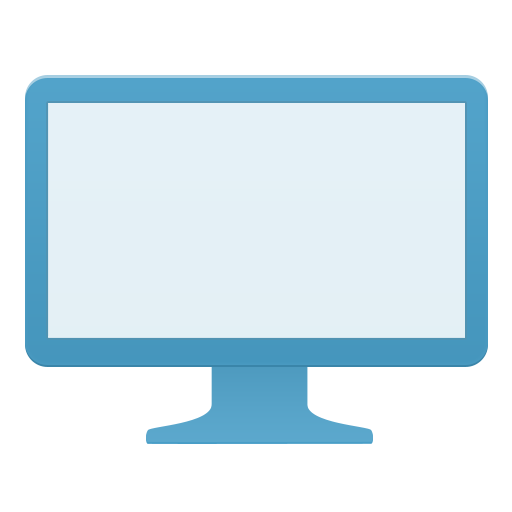
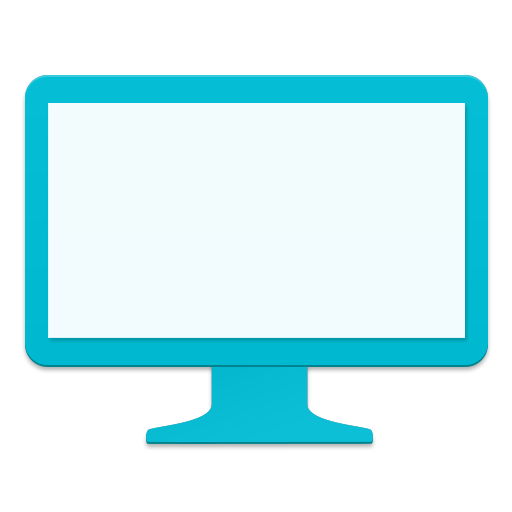
Comparing the layer stacks of the two 512×512 images. Changes:
renamed "Layer 1" to "Screen", opacity 85% → 95% over (48, 103, 465, 338)
renamed "Rounded Rectangle 1" to "Main piece", painted on it over (25, 75, 488, 365)
added layer "Stand" above "Stand shadow" over (146, 297, 373, 442)
renamed "Shape 1" to "Stand shadow", painted on it over (146, 297, 373, 442)
added layer "Main piece shadow" above "Background" over (25, 75, 488, 365)
